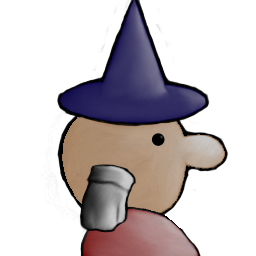
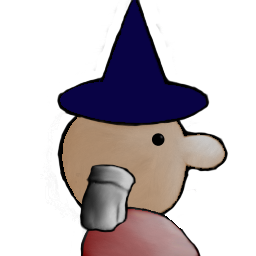
Two versions of the same layered image (256x256). Layer-by-layer changes:
hid "Layer 5 copy" over [61, 0, 206, 123]
